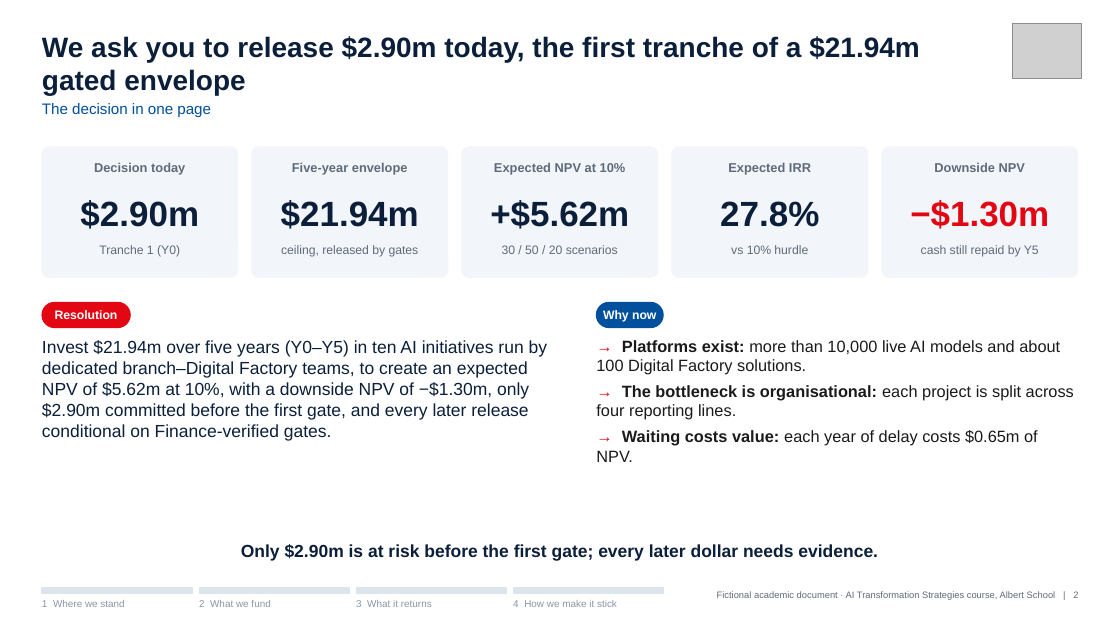
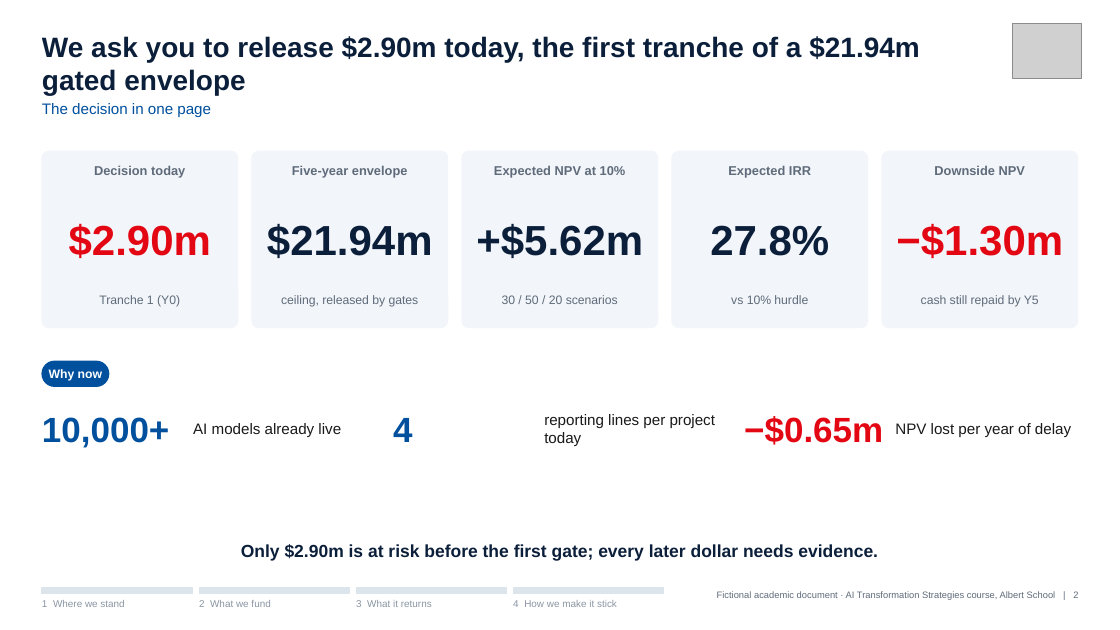
Before and after one commit to Xenodion/ai-transformations-navy, a slide deck: slide 2 of deliverables/slides/ai_strategy_deck.pptx. Drawn at 1120x630 pixels with LibreOffice and Linux fonts; fonts in the diff are those of the drawing; grey boxes stand for pictures. Boxes give left, top, right and bottom in pixels: in the first picture for what was removed or moved away, otherwise in the second. Text is boxed around its words. In the diff, an @@ line names an element or a change of style, - is before the commit and + after.

```diff
--- a/deliverables/slides/ai_strategy_deck.pptx
+++ b/deliverables/slides/ai_strategy_deck.pptx
@@ rounded rectangle: place and size @@
-rounded rectangle at [42, 147, 238, 277]
+rounded rectangle at [42, 151, 238, 328]
@@ rounded rectangle: place and size @@
-rounded rectangle at [252, 147, 448, 277]
+rounded rectangle at [252, 151, 448, 328]
@@ rounded rectangle: place and size @@
-rounded rectangle at [462, 147, 658, 277]
+rounded rectangle at [462, 151, 658, 328]
@@ rounded rectangle: place and size @@
-rounded rectangle at [672, 147, 868, 277]
+rounded rectangle at [672, 151, 868, 328]
@@ proportions changed in 5 elements at [42, 151, 238, 328], [252, 151, 448, 328], [462, 151, 658, 328], [672, 151, 868, 328], [882, 151, 1078, 328] @@
@@ rounded rectangle: place and size @@
-rounded rectangle at [882, 147, 1078, 277]
+rounded rectangle at [882, 151, 1078, 328]
@@ text "$2.90m" at [69, 223, 211, 258]: size 30 to 36 pt, text colour #0B1F3A to #E30613 @@
@@ size 30 to 36 pt in 4 elements at [267, 224, 433, 258], [476, 224, 643, 258], [710, 225, 829, 256], [896, 223, 1063, 258] @@
@@ text "Tranche 1 (Y0)": place and size @@
-text "Tranche 1 (Y0)" at [99, 245, 180, 257]
+text "Tranche 1 (Y0)" at [99, 295, 180, 307]
@@ text "ceiling, released by gates": place and size @@
-text "ceiling, released by gates" at [281, 245, 419, 257]
+text "ceiling, released by gates" at [281, 295, 419, 307]
@@ text "30 / 50 / 20 ...": place and size @@
-text "30 / 50 / 20 ..." at [502, 245, 618, 254]
+text "30 / 50 / 20 ..." at [502, 295, 618, 304]
@@ text "vs 10% hurdle": place and size @@
-text "vs 10% hurdle" at [731, 245, 808, 254]
+text "vs 10% hurdle" at [731, 295, 808, 304]
@@ text "cash still repaid by Y5": place and size @@
-text "cash still repaid by Y5" at [921, 245, 1039, 257]
+text "cash still repaid by Y5" at [921, 295, 1039, 307]
@@ text removed at [55, 310, 118, 319] @@
-Resolution
@@ rounded rectangle removed at [597, 302, 664, 328] @@
@@ text removed at [42, 340, 547, 441] @@
-Invest $21.94m over five years (Y0–Y5) in ten AI initiatives run by dedicated branch–Digital Factory teams, to create an expected NPV of $5.62m at 10%, with a downside NPV of −$1.30m, only $2.90m committed before the first gate, and every later release conditional on Finance-verified gates.
@@ rounded rectangle: place and size @@
-rounded rectangle at [42, 302, 130, 328]
+rounded rectangle at [42, 361, 109, 386]
@@ rounded rectangle at [42, 361, 109, 386]: fill #E30613 to #00509E; outline #E30613 1 pt to #00509E 1 pt @@
@@ text "Why now": place and size @@
-text "Why now" at [603, 310, 656, 322]
+text "Why now" at [49, 369, 102, 381]
@@ text added at [42, 417, 169, 448], 30 pt, text #00509E, bold @@
+10,000+
@@ text added at [393, 418, 412, 442], 30 pt, text #00509E, bold @@
+4
@@ text at [544, 414, 715, 446]: text changed; size 14 to 13 pt @@
-→ Platforms exist: more than 10,000 live AI models and about 100 Digital Factory solutions.
-→ The bottleneck is organisational: each project is split across four reporting lines.
-→ Waiting costs value: each year of delay costs $0.65m of NPV.
+reporting lines per project today
@@ text "reporting lines per project today" at [544, 414, 715, 446]: vertical alignment top to middle @@
@@ text added at [744, 416, 883, 445], 30 pt, text #E30613, bold @@
+−$0.65m
@@ text added at [193, 423, 341, 437], 13 pt, text #1A1A1A @@
+AI models already live
@@ text added at [895, 423, 1071, 437], 13 pt, text #1A1A1A @@
+NPV lost per year of delay
```
Also in this commit, not shown: 19 other slides changed, 2 slides added, 3 other files.
